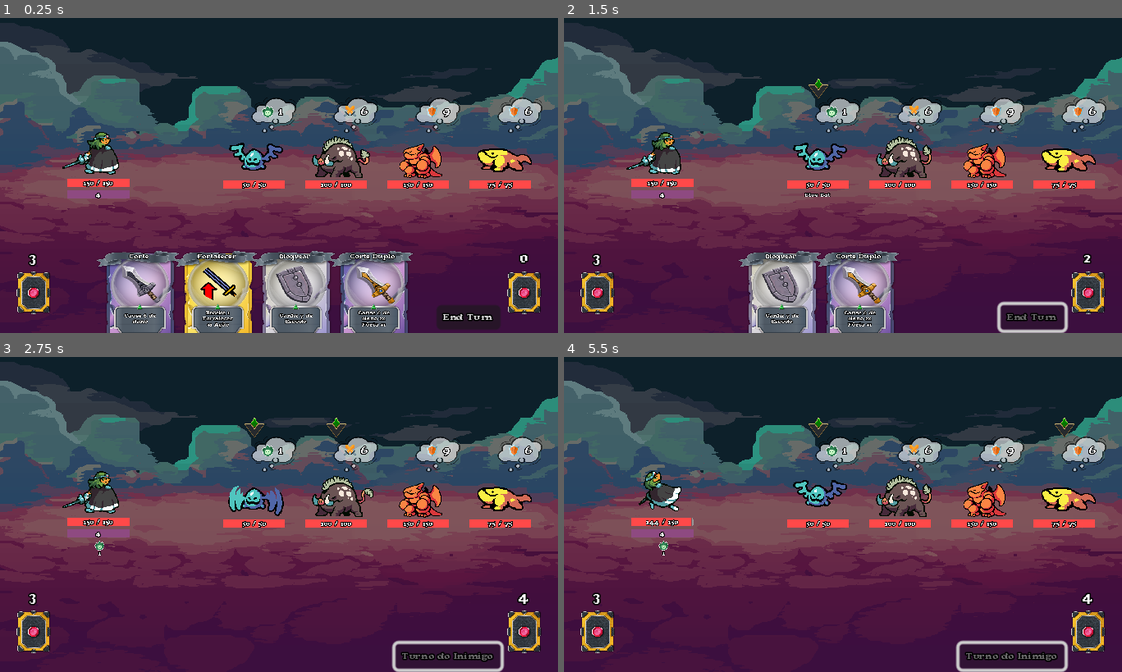
Above: before the commit, frames 1-4 (two rows, left to right).
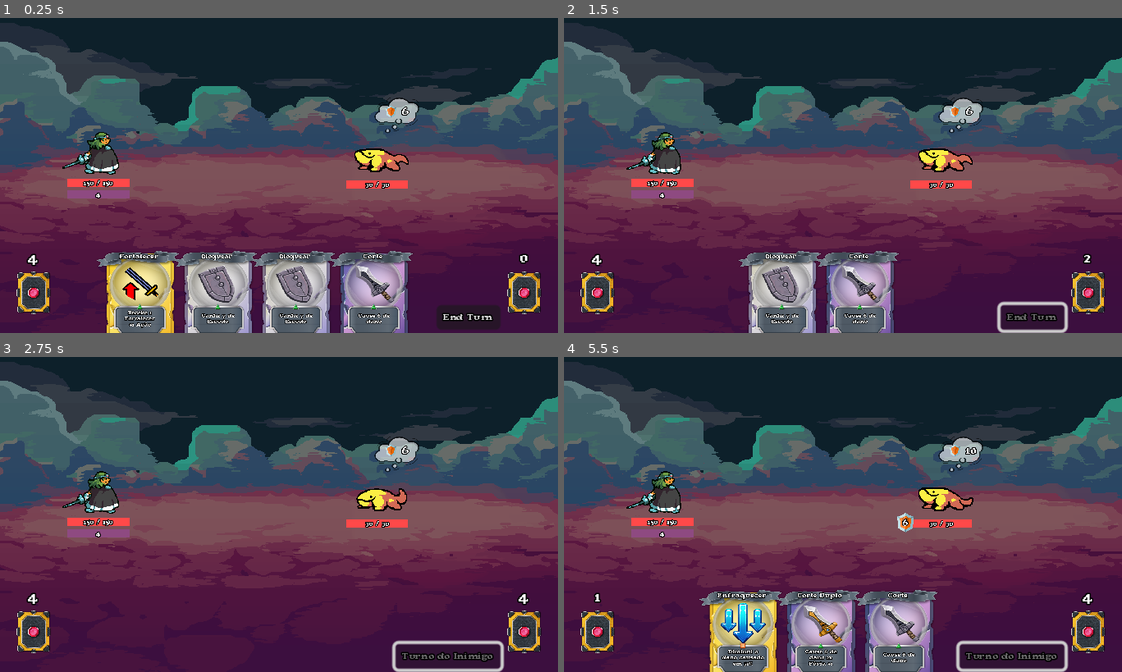
Above: after the commit, the same moments.

Repository: diemissonlima/card-adventure-v2
Game: Godot game, scene res://scenes/base_scenes/stage_base.tscn
The game is run twice, just before and just after one commit, with the same random seed, the same clock (stepped at 60 frames per second) and the same inputs.
Inputs (mouse positions are in pixels of both pictures, inside the frame that each line leads up to):
- Up to frame 1 (0.25 s): no input
- Up to frame 2 (1.5 s): click "End Turn" at 0.5 s; move the mouse to (820, 156) at 1.27 s; click (820, 156) at 1.35 s
- Up to frame 3 (2.75 s): move the mouse to (340, 495) at 2.02 s; click (340, 495) at 2.1 s
- Up to frame 4 (5.5 s): move the mouse to (982, 495) at 2.77 s; click (982, 495) at 2.85 s; move the mouse to (1066, 495) at 3.52 s; click (1066, 495) at 3.6 s; move the mouse to (1010, 561) at 4.27 s; click (1010, 561) at 4.35 s; move the mouse to (675, 467) at 5.02 s; click (675, 467) at 5.1 s

The runs differ from the first frame. In frame 1, 11% of the frame differs, in the area x 4-98%, y 25-100%; in frame 2, 7.2%; in frame 3, 6.8%; in frame 4, 17%, in the area x 5-98%, y 19-100%.

Commit message:
6 skills passivas adicionadas ao inimigos e todas estao funcionando corretamente

Diff:
--- a/scenes/base_scenes/stage_base.tscn
+++ b/scenes/base_scenes/stage_base.tscn
@@ -1,12 +1,9 @@
-[gd_scene load_steps=12 format=3 uid="uid://cljny4fmsa6p0"]
+[gd_scene load_steps=9 format=3 uid="uid://cljny4fmsa6p0"]
 
 [ext_resource type="Texture2D" uid="uid://dsyf56oya5asg" path="res://assets/RpgBattleSystem/backgrounds/1-night.png" id="1_5vcpi"]
 [ext_resource type="Script" path="res://scripts/base_stage.gd" id="1_kfegb"]
 [ext_resource type="PackedScene" uid="uid://bop258dqw5sis" path="res://scenes/enemies/yellow_dino.tscn" id="3_okcl0"]
-[ext_resource type="PackedScene" uid="uid://bh7k4ouiogbtf" path="res://scenes/enemies/brown_boar.tscn" id="4_aaa73"]
 [ext_resource type="Script" path="res://scripts/player_hand.gd" id="5_1pqeo"]
-[ext_resource type="PackedScene" uid="uid://33yfhmffyu87" path="res://scenes/enemies/blue_bat.tscn" id="5_lu1sf"]
-[ext_resource type="PackedScene" uid="uid://bqu0l8l0tkwx5" path="res://scenes/enemies/red_dragon.tscn" id="6_2rwm1"]
 [ext_resource type="PackedScene" uid="uid://cg2uhy05x8km4" path="res://scenes/actors/paladin.tscn" id="11_fcmlu"]
 [ext_resource type="Texture2D" uid="uid://bojbgjlb0ypih" path="res://assets/CardSprites/Card Back/_experimental (1).png" id="12_0usm0"]
 [ext_resource type="FontFile" uid="uid://ilvbydbxo4qs" path="res://assets/Font/njo_14.ttf" id="13_fp2ub"]
@@ -59,15 +56,6 @@
 grow_vertical = 2
 theme_override_constants/separation = 50
 alignment = 1
-
-[node name="BlueBat" parent="Background/Enemies" instance=ExtResource("5_lu1sf")]
-layout_mode = 2
-
-[node name="BrownBoar" parent="Background/Enemies" instance=ExtResource("4_aaa73")]
-layout_mode = 2
-
-[node name="RedDragon" parent="Background/Enemies" instance=ExtResource("6_2rwm1")]
-layout_mode = 2
 
 [node name="YellowDino" parent="Background/Enemies" instance=ExtResource("3_okcl0")]
 layout_mode = 2
--- a/scenes/enemies/yellow_dino.tscn
+++ b/scenes/enemies/yellow_dino.tscn
@@ -415,11 +415,13 @@
 }
 
 [node name="YellowDino" instance=ExtResource("1_nt47r")]
-enemy_name = "Yellow Dino"
-max_health = 75
-health = 75
+enemy_name = "Zagni"
+passivel_skill = "burning fury"
+max_health = 30
+health = 30
+range_damage = Array[int]([6, 6])
 attack_animation_time = 0.2
-actions_list = Array[String](["attack", "defense", "poison"])
+actions_list = Array[String](["defense"])
 
 [node name="Sprite" parent="CharacterBody2D" index="3"]
 position = Vector2(-3.33333, -23.3333)
--- a/scripts/base_enemy.gd
+++ b/scripts/base_enemy.gd
@@ -16,6 +16,8 @@
 
 @export_category("Variaveis")
 @export var enemy_name: String
+@export_enum("burning fury", "rock hull", "protective shadows",
+"final fury", "vital roots", "retaliatory toxin") var passivel_skill: String
 @export var max_health: int
 @export var health: int
 @export var damage: int
@@ -61,9 +63,21 @@
 	action = actions_list[randi() % actions_list.size()]
 	action_ballon_icon.texture = load(actions_list_icons[action])
 
+	if passivel_skill == "vital roots":
+		health += 3
+		if health > max_health:
+			health = max_health
+		update_bar("health")
+
 	match action:
 		"attack":
 			damage = randi_range(range_damage[0], range_damage[1])
+			if passivel_skill == "burning fury":
+				damage += 2
+
+			if passivel_skill == "final fury":
+				if health < max_health / 2:
+					damage += 4
 
 			if is_weakened:
 				damage -= damage / 2
@@ -79,6 +93,14 @@
 
 
 func take_damage(value: int, times_used: int, damage_type: String) -> void:
+	if passivel_skill == "rock hull":
+		value -= 1
+
+	if passivel_skill == "protective shadows":
+		var dodge_chance: int = randi_range(0, 100)
+		if dodge_chance <= 50:
+			return
+
 	var new_damage: int = value * times_used
 
 	if shield > 0 and damage_type == "physical": # se tiver escudo e o ataque for fisico
@@ -95,6 +117,9 @@
 			update_bar("health")
 			play_animation("hit")
 
+			if passivel_skill == "retaliatory toxin":
+				get_tree().call_group("player", "apply_status", "poison")
+
 			if health <= 0:
 				health = 0
 				kill()
@@ -105,6 +130,8 @@
 	# dano aplicado normal, sem a influencia do escudo
 	health -= new_damage
 	play_animation("hit")
+	if passivel_skill == "retaliatory toxin":
+		get_tree().call_group("player", "apply_status", "poison")
 
 	if health <= 0:
 		health = 0
--- a/scripts/deck_management.gd
+++ b/scripts/deck_management.gd
@@ -5,6 +5,8 @@
 var decks: Dictionary = {
 	"paladin": [
 		"corte", "corte", "corte", "bloquear",
-		"bloquear", "corte_duplo", "fortalecer"
+		"bloquear", "corte_duplo", "fortalecer", "enfraquecer"
 	]
 }
+
+# 6 skills passivas adicionadas ao inimigos e todas estao funcionando corretamente
